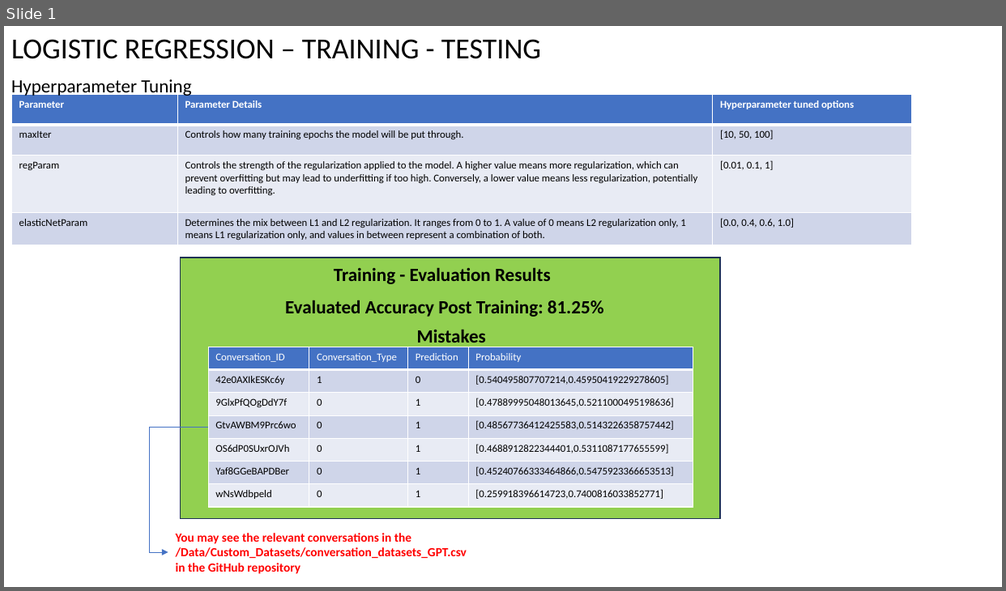
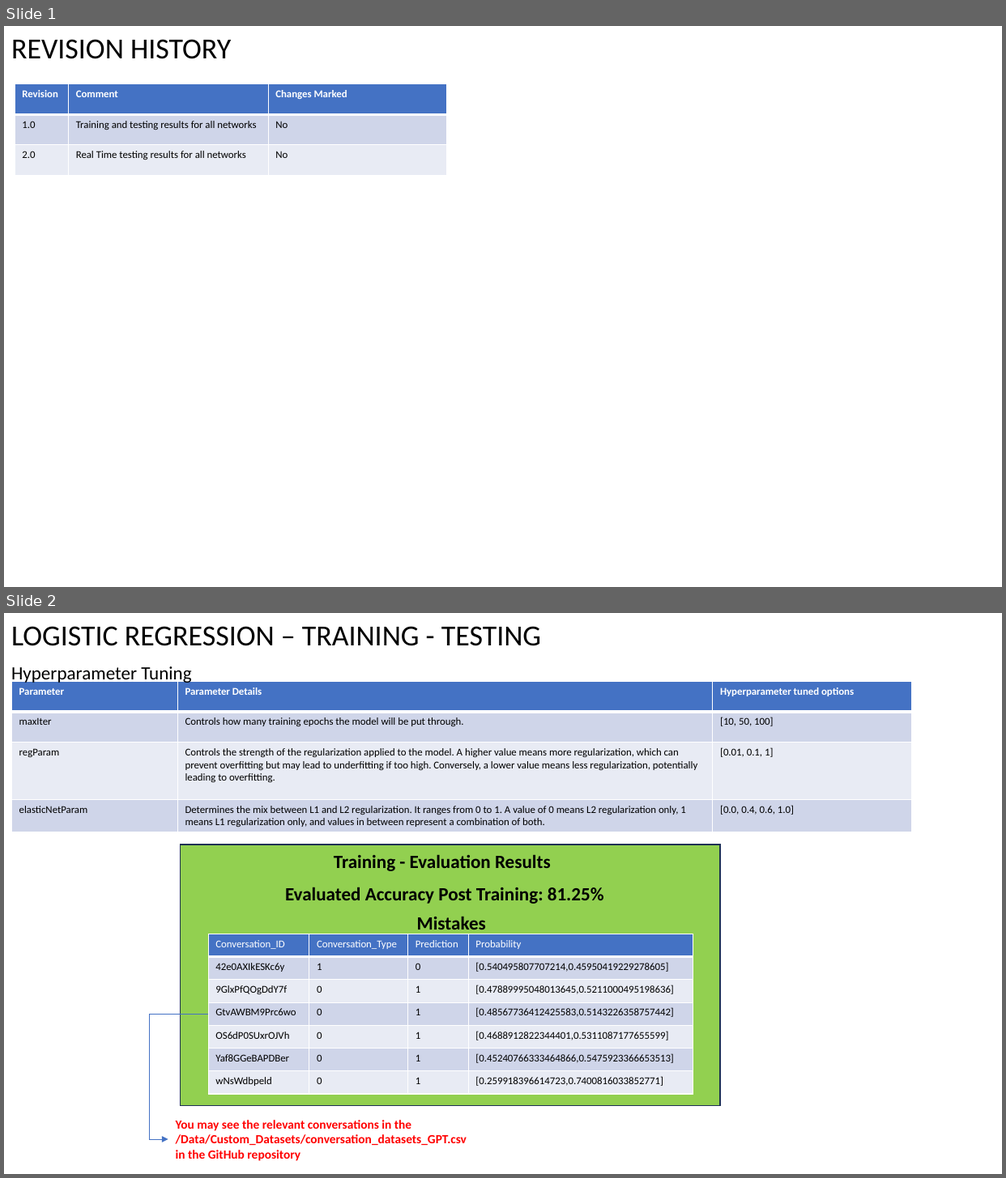
Before and after one commit to Naveenramana/Minor-project-, a slide deck: Testing Results/Vishing_Testing_Results_v2.0.pptx. Shown one above the other, each under a label of ours: slide 1 before the commit, slides 1 and 2 after it. The pictures are 1006x591 and 1006x1178 pixels, drawn with LibreOffice and Linux fonts; fonts in the diff are those of the drawing. Boxes give left, top, right and bottom in pixels: in the first picture for what was removed or moved away, otherwise in the second. Text is boxed around its words. In the diff, an @@ line names an element or a change of style, - is before the commit and + after.

Commit message:
Delivarable Word, Testing Results PPT

```diff
--- a/Testing Results/Vishing_Testing_Results_v2.0.pptx
+++ b/Testing Results/Vishing_Testing_Results_v2.0.pptx
@@ slide 1 added at box(4, 26, 1002, 587), background #FFFFFF @@
@@ text added at box(11, 39, 231, 59), 28 pt, text #000000 @@
+REVISION HISTORY
@@ table added at box(15, 84, 447, 176), 3 rows, 3 columns @@
+Revision | Comment | Changes Marked
+1.0 | Training and testing results for all networks | No
+2.0 | Real Time testing results for all networks | No
@@ what was slide 1 is now slide 2 @@
```
Also in this commit, not shown: 2 slides changed, 3 other slides added, 10 other files.
